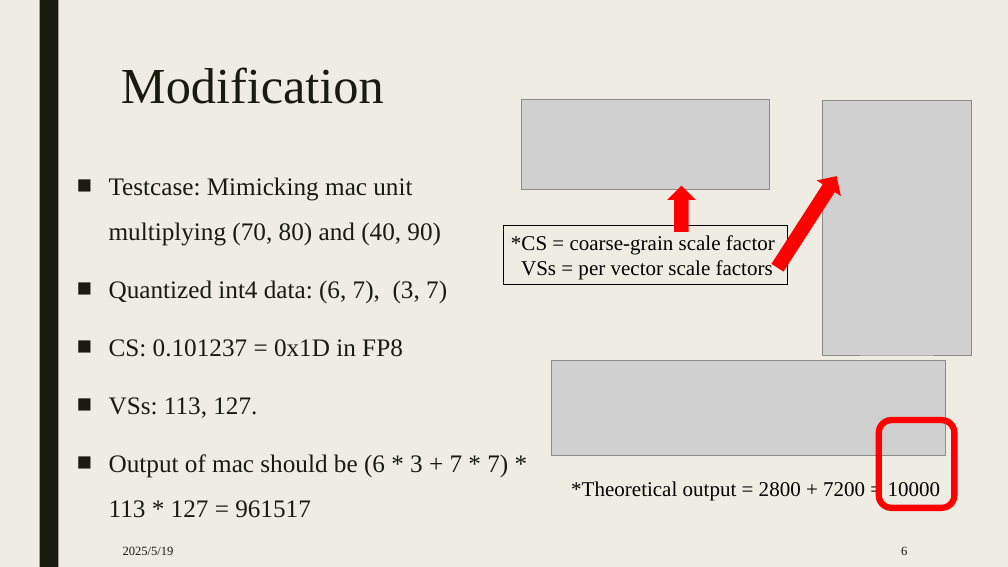
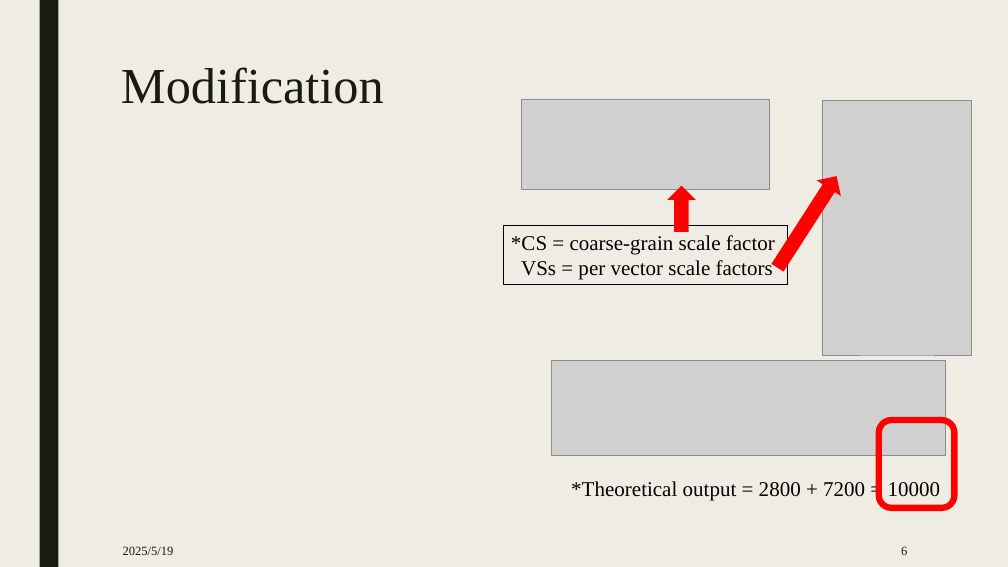
Before and after one commit to ethanhoumic/Matrix_Accelerator, a slide deck: slide 6 of ppt/0520.pptx. Drawn at 1008x567 pixels with LibreOffice and Linux fonts; fonts in the diff are those of the drawing; grey boxes stand for pictures. Boxes give left, top, right and bottom in pixels: in the first picture for what was removed or moved away, otherwise in the second. Text is boxed around its words. In the diff, an @@ line names an element or a change of style, - is before the commit and + after.

```diff
--- a/ppt/0520.pptx
+++ b/ppt/0520.pptx
@@ text removed at bbox=[109, 177, 508, 518] @@
-■ Testcase: Mimicking mac unit multiplying (70, 80) and (40, 90)
-■ Quantized int4 data: (6, 7), (3, 7)
-■ CS: 0.101237 = 0x1D in FP8
-■ VSs: 113, 127.
-■ Output of mac should be (6 * 3 + 7 * 7) * 113 * 127 = 961517
```
Also in this commit, not shown: 3 other slides changed, 3 slides added, 1 other file.
